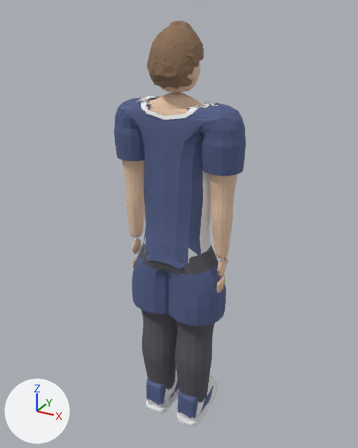
One commit to the glTF model assets/models/player.glb: the scene before it, then after it.
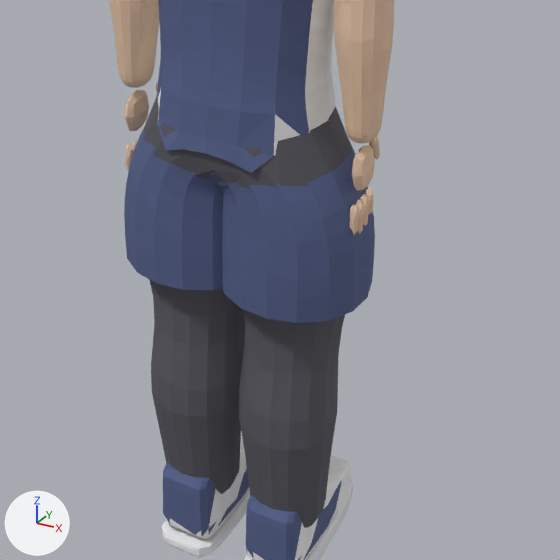
Each version appears first whole from a 50 mm lens placed at (1.003, -1.808, 1.984), pointed at (-0.03, 0.071, 1.044), and next in a close-up on the part from 24% to 83% of the width and 46% to 93% of the height. The axes (+X, +Y, +Z) are drawn at lower left. The lights are the same throughout. The first two pictures are the older version. Vertices at exactly the same position are counted once.

Objects in the first close-up: 'player'.
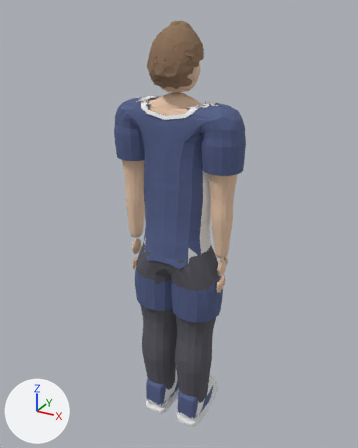
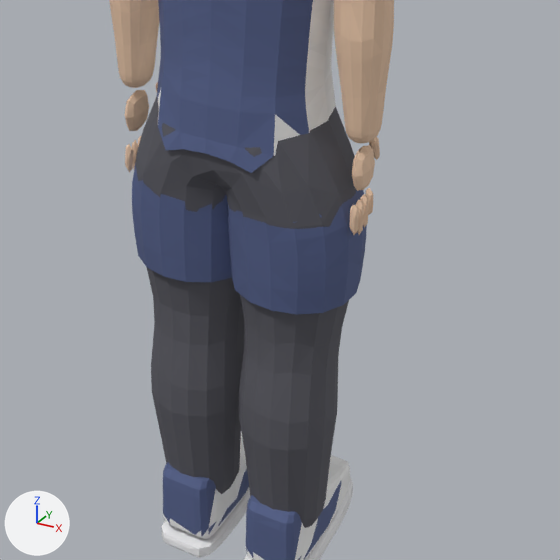
What changed in the scene script:
```text
Change me_skin_body:
    where me_skin_body.from_pydata(...)  # 6156 vertices, 12222 faces; spans x -0.3..0.3, y -0.14..0.23, z 0.0..1.87
    used by ob_player; location = (0.0, 0.0, 0.0)
    me_skin_body part 1: 615 of 6156 vertices moved; they spanned x -0.24..0.24, y -0.13..0.14, z 0.64..1.08 and now span x -0.22..0.22, y -0.13..0.13, z 0.65..1.08; mean shift (0.0, 0.0, 0.0); largest move (0.21, -0.08, 0.7) -> (0.0, 0.13, 0.96)
    me_skin_body part 2: 6873 kept faces spanning x -0.3..0.3, y -0.14..0.23, z 0.0..1.87 get new vertex colours
```

Boxes [x1, y1, x2, y2] around the edits, measured in the close-ups (560 x 560 px; the box of a moved part takes in the faces that stretch with it):
part 1 of me_skin_body, moved or reshaped
    before: [124, 129, 375, 323]
    after: [132, 163, 367, 315]
part 2 of me_skin_body, edited (looks the same)
    both: [109, 0, 394, 560]
